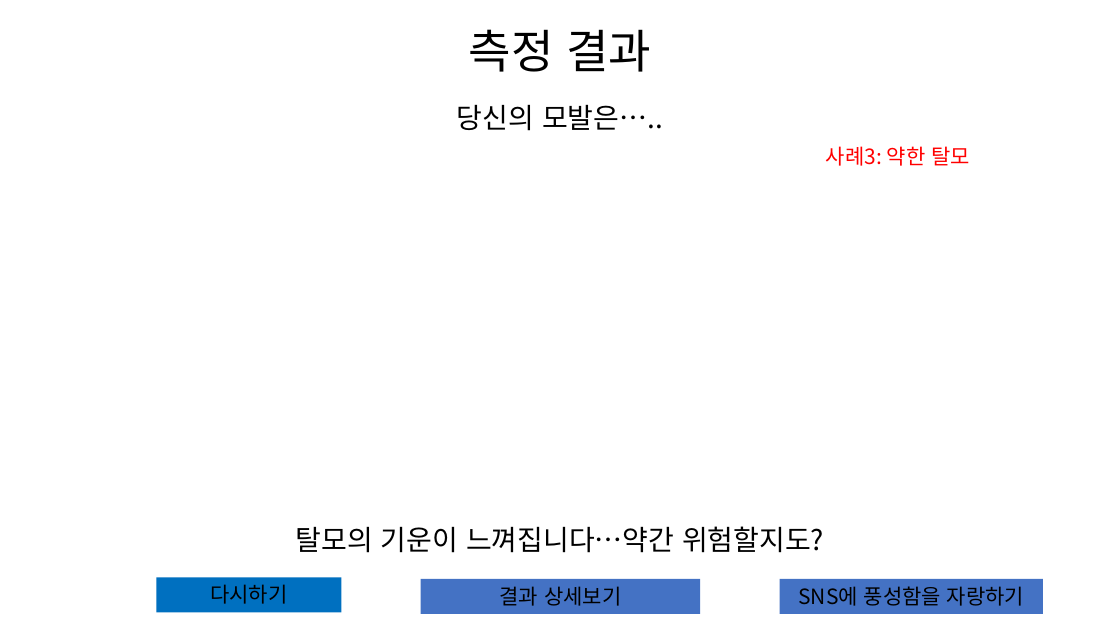
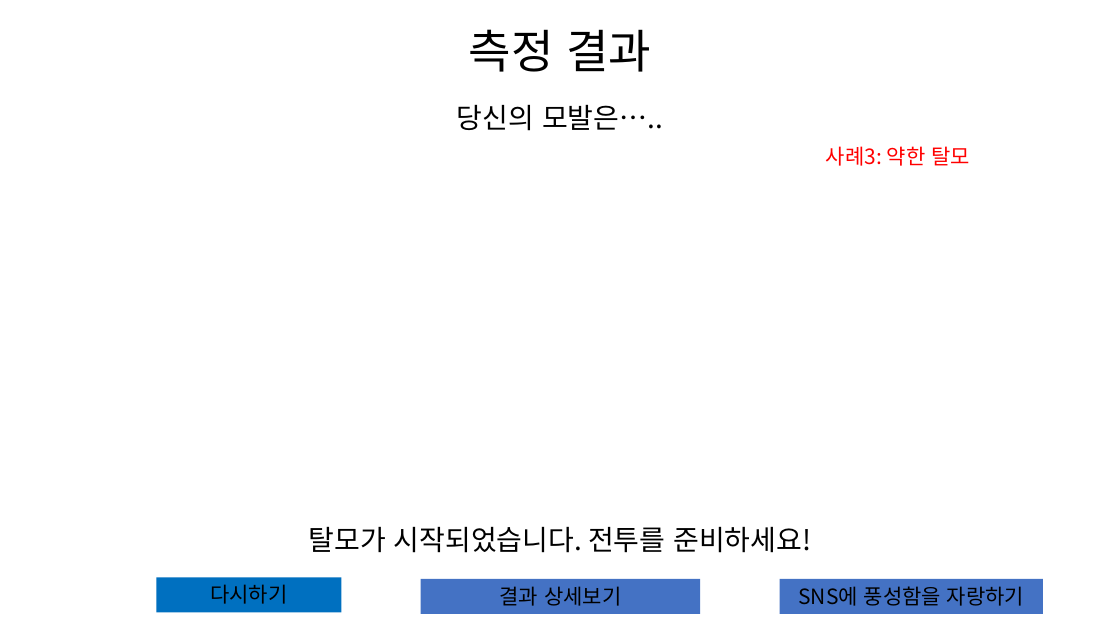
Before and after one commit to Teachable-Machine/OSS_Project, a slide deck: slide 5 of Frontend/design/OSS_project_design.pptx (slide 4 before the commit). Drawn at 1120x630 pixels with LibreOffice and Linux fonts; fonts in the diff are those of the drawing. Boxes give left, top, right and bottom in pixels: in the first picture for what was removed or moved away, otherwise in the second. Text is boxed around its words. In the diff, an @@ line names an element or a change of style, - is before the commit and + after.

```diff
--- a/Frontend/design/OSS_project_design.pptx
+++ b/Frontend/design/OSS_project_design.pptx
@@ text at (309, 526, 811, 553): text changed @@
-탈모의 기운이 느껴집니다…약간 위험할지도?
+탈모가 시작되었습니다. 전투를 준비하세요!
```
Also in this commit, not shown: 2 other slides changed, 1 slide added.
